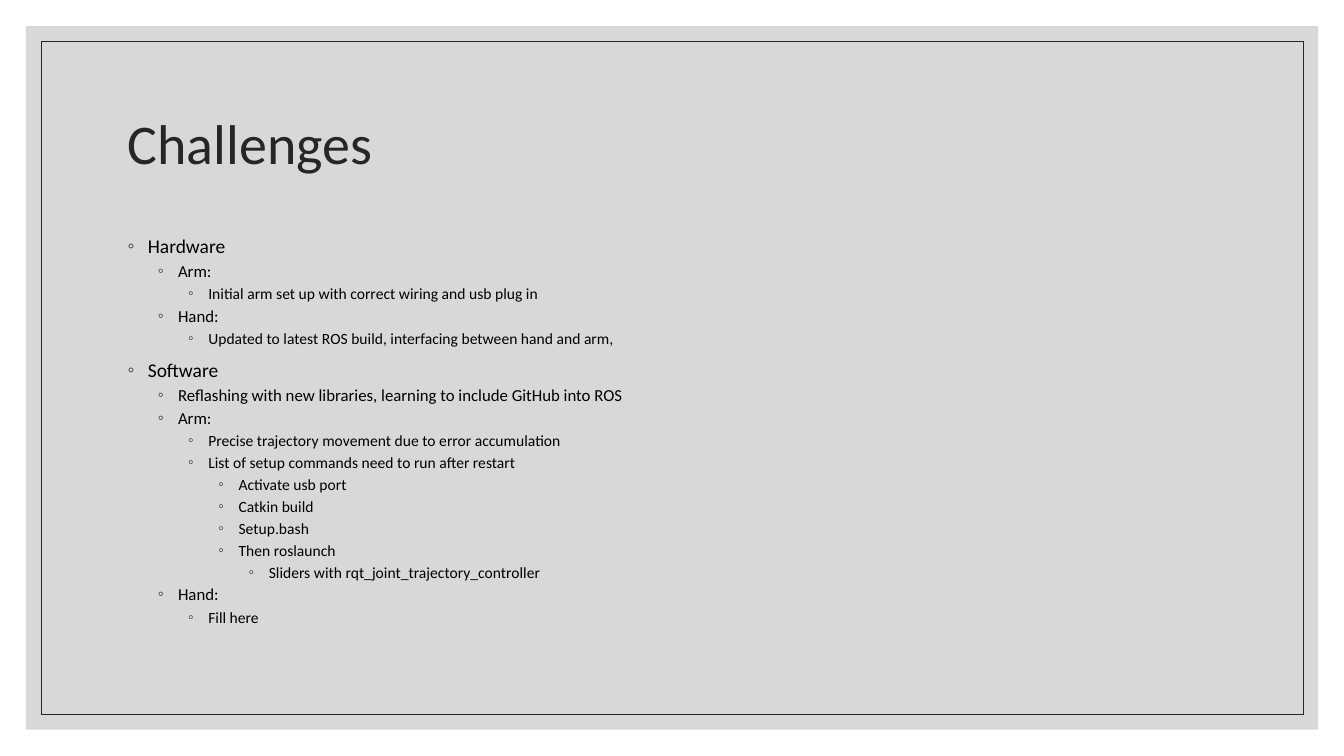
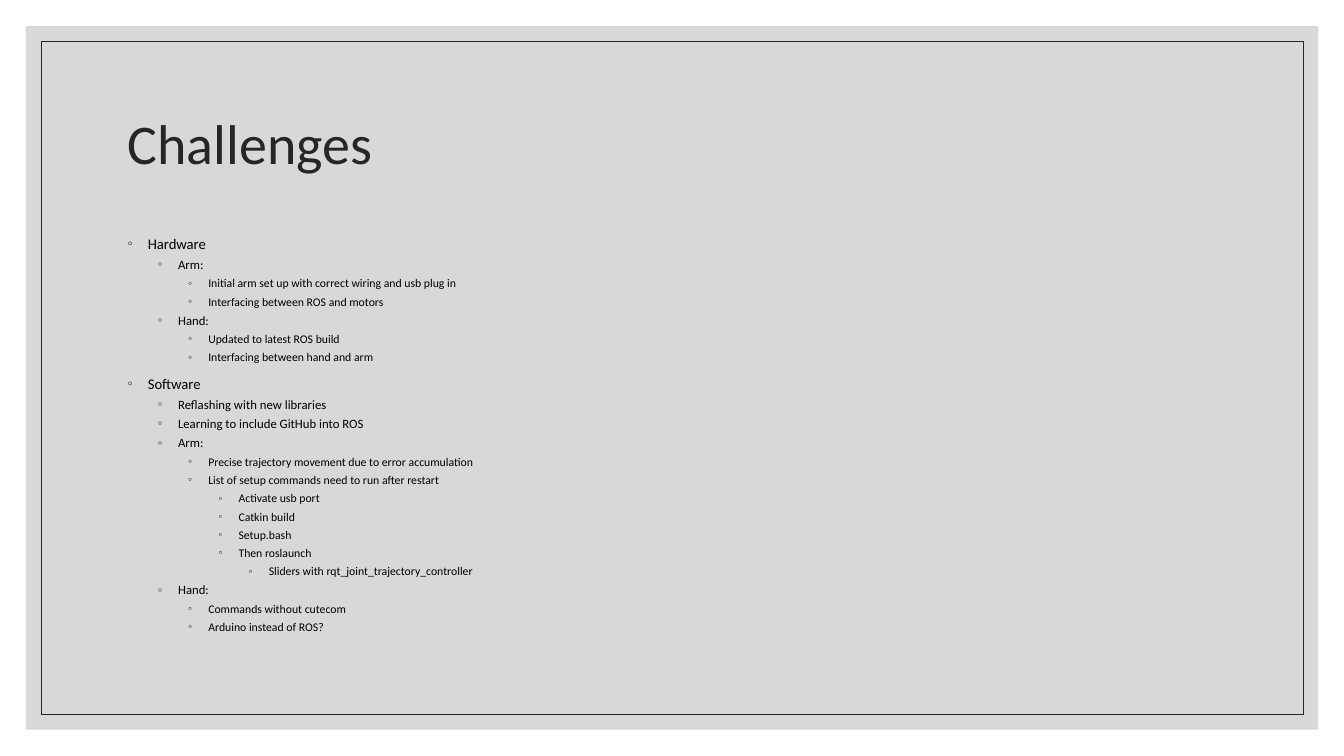
Before and after one commit to liquatics/outofhand, a slide deck: slide 8 of Docs/Final Presentation.pptx (slide 10 before the commit). Drawn at 1344x756 pixels with LibreOffice and Linux fonts; fonts in the diff are those of the drawing. Boxes give left, top, right and bottom in pixels: in the first picture for what was removed or moved away, otherwise in the second. Text is boxed around its words. In the diff, an @@ line names an element or a change of style, - is before the commit and + after.

```diff
--- a/Docs/Final Presentation.pptx
+++ b/Docs/Final Presentation.pptx
@@ text at (148, 239, 473, 594): size 13.9 to 10.5 pt in "Hardware", "Software"; size 12 to 9.1 pt in "Arm:", "Hand:", "Arm:", "Hand:"; size 11.1 to 8.4 pt in "Initial arm set up with correct wiring ...", "Precise trajectory movement due to error accumulation", "List of setup commands need to run ...", "Activate usb port" and 4 more places @@
@@ text at (208, 298, 383, 308): paragraph added @@
+    ◦ Interfacing between ROS and motors
@@ text at (208, 335, 373, 363): text changed; size 11.1 to 8.4 pt @@
-    ◦ Updated to latest ROS build, interfacing between hand and arm,
+    ◦ Updated to latest ROS build
+    ◦ Interfacing between hand and arm
@@ text at (178, 400, 363, 430): text changed; size 12 to 9.1 pt @@
-  ◦ Reflashing with new libraries, learning to include GitHub into ROS
+  ◦ Reflashing with new libraries
+  ◦ Learning to include GitHub into ROS
@@ text at (208, 605, 346, 631): text changed; size 11.1 to 8.4 pt @@
-    ◦ Fill here
+    ◦ Commands without cutecom
+    ◦ Arduino instead of ROS?
```
Also in this commit, not shown: 4 other slides changed, 1 slide removed.
